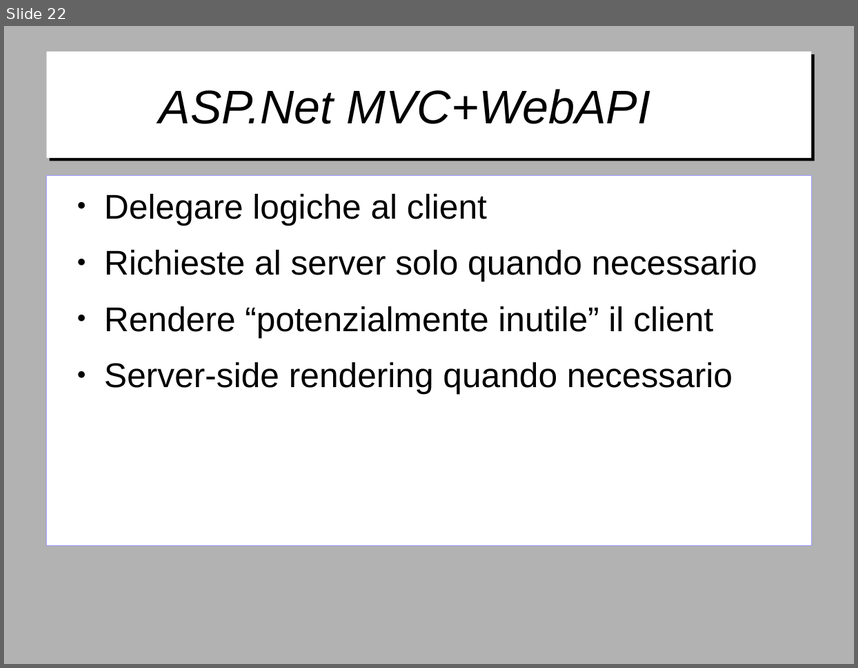
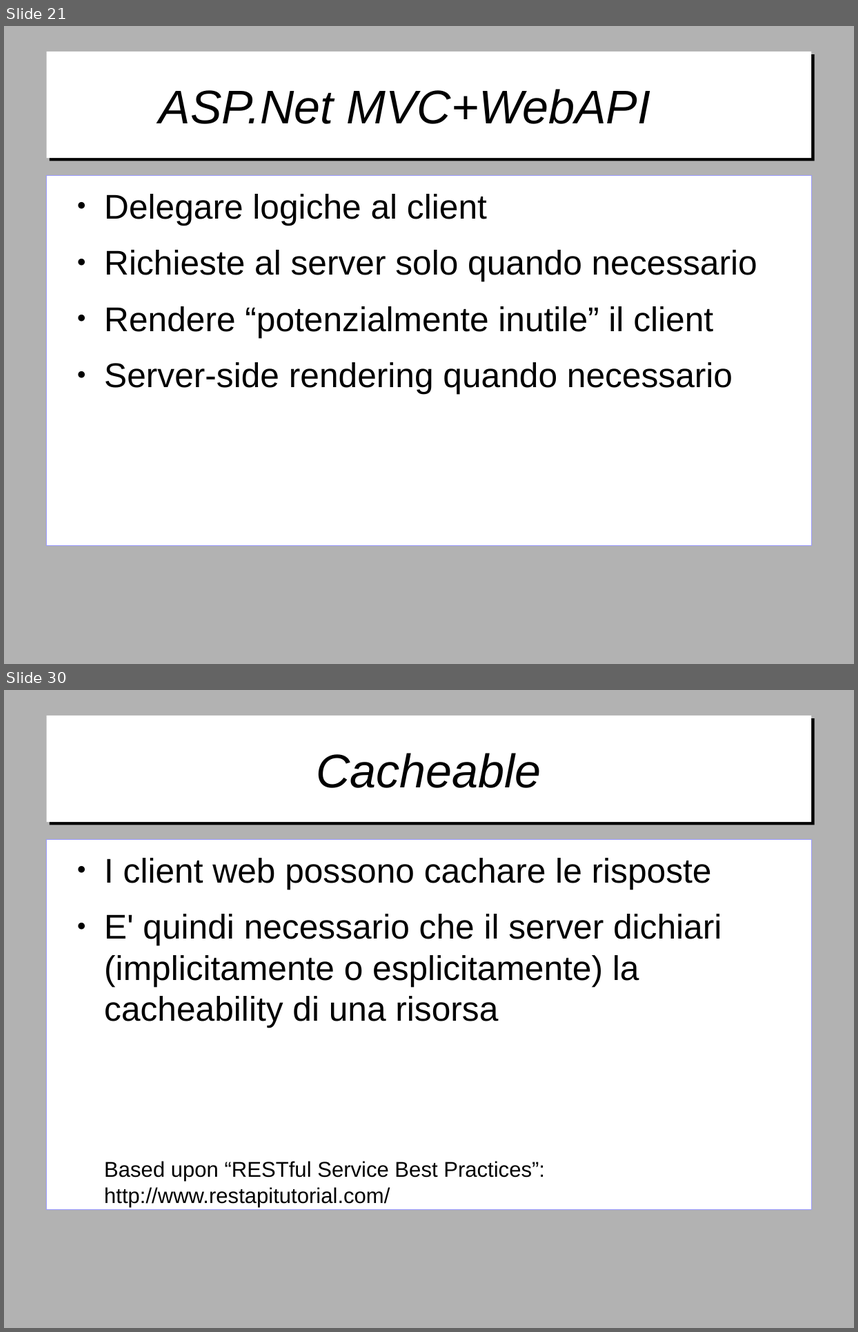
Before and after one commit to gitfer/ARXCourse, a slide deck: ARXCourse.odp. Shown one above the other, each under a label of ours: slide 22 before the commit, slides 21 and 30 after it; the slides between them are not shown. The pictures are 858x668 and 858x1332 pixels, drawn with LibreOffice and Linux fonts; fonts in the diff are those of the drawing; background and template pictures are left out. Boxes give left, top, right and bottom in pixels: in the first picture for what was removed or moved away, otherwise in the second. Text is boxed around its words. In the diff, an @@ line names an element or a change of style, - is before the commit and + after.

```diff
--- a/ARXCourse.odp
+++ b/ARXCourse.odp
@@ slide 30 added at [4, 690, 854, 1328], background #B2B2B2 @@
@@ title added at [46, 716, 812, 822], fill #FFFFFF, 44 pt, text #000000, italic @@
+Cacheable
@@ text added at [46, 839, 812, 1209], fill #FFFFFF, outline #9999FF 0 pt, 32 pt, text #000000 @@
+● I client web possono cachare le risposte
+● E' quindi necessario che il server dichiari (implicitamente o esplicitamente) la cacheability di una risorsa
+Based upon “RESTful Service Best Practices”: http://www.restapitutorial.com/
@@ what was slide 22 is now slide 21 @@
```
Also in this commit, not shown: 3 slides changed, 18 other slides added, 1 slide removed.
